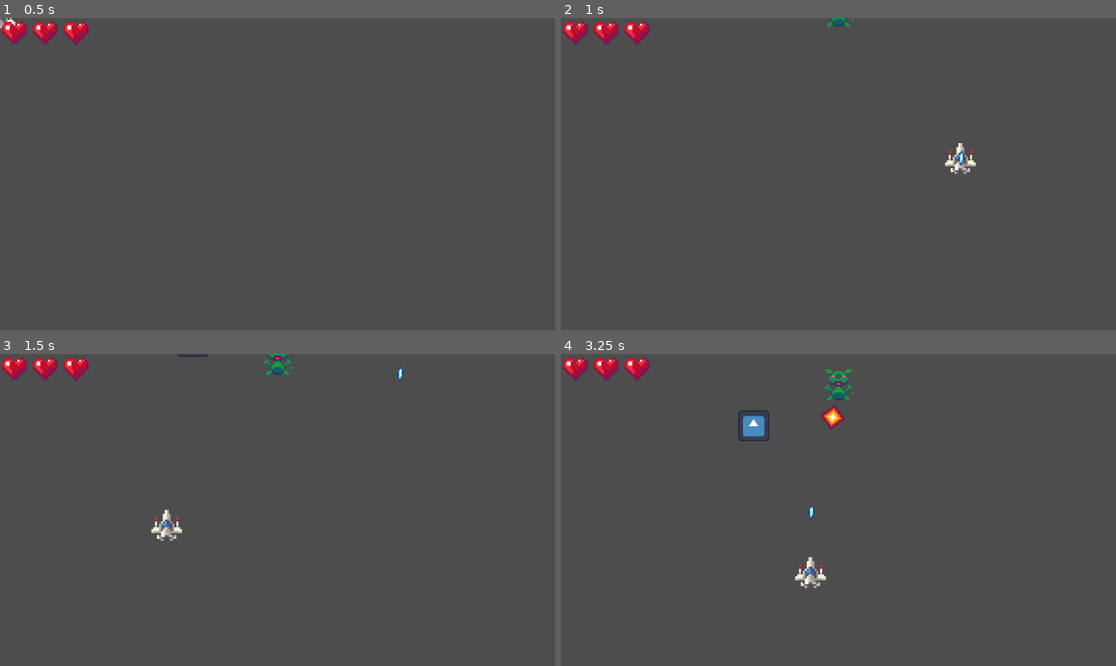
Above: before the commit, frames 1-4 (two rows, left to right).
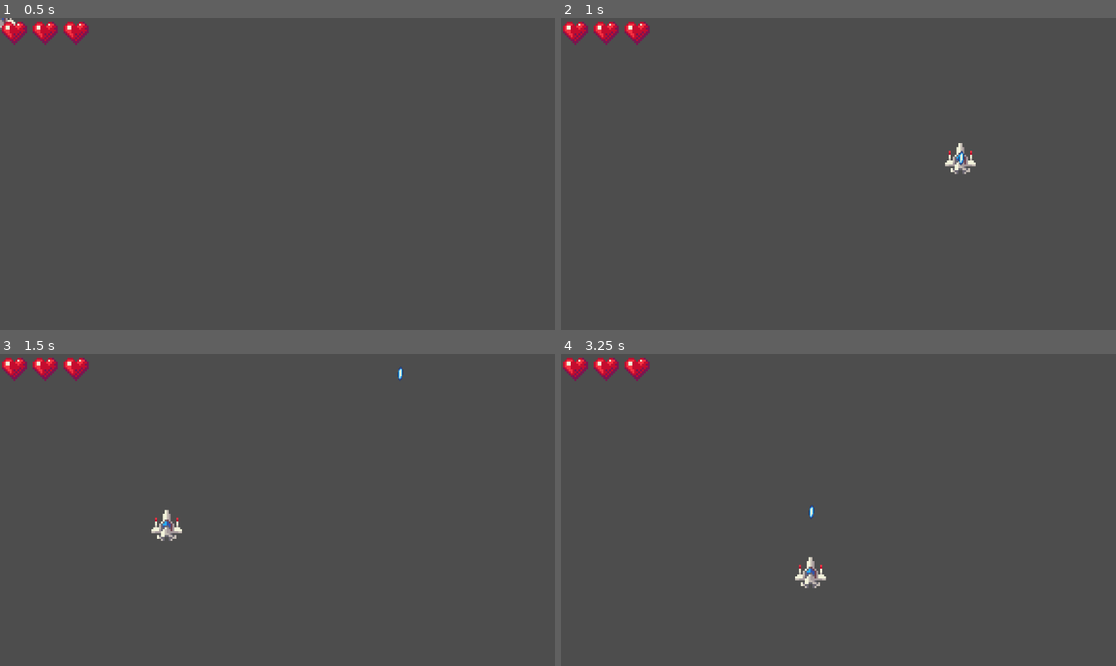
Above: after the commit, the same moments.

Repository: Dz373/ToyBoxJam2025
Game: Godot game, scene res://main.tscn
Same seed, same stepped clock (60 frames per second), same inputs: the game is played once before the commit and once after it. The engine's default icon, where the game draws it, is replaced by a stand-in: a white triangle on a blue panel in a dark square.
Inputs (mouse positions are in pixels of both pictures, inside the frame that each line leads up to):
- Up to frame 1 (0.5 s): no input
- Up to frame 2 (1 s): tap Enter at 0.5 s; move the mouse to (960, 158) at 0.52 s
- Up to frame 3 (1.5 s): move the mouse to (166, 525) at 1.27 s
- Up to frame 4 (3.25 s): move the mouse to (894, 441) at 2.02 s; move the mouse to (810, 572) at 2.77 s

Frame 1 is identical in both runs. In frame 2, less than 0.1% of the frame differs, in the area x 47-53%, y 0-3%; in frame 3, 0.2%; in frame 4, 0.8%, in the area x 31-53%, y 4-28%.

Commit message:
enemy drop powerup

Diff:
--- a/Scripts/enemy.gd
+++ b/Scripts/enemy.gd
@@ -4,6 +4,7 @@
 @export var health := 3
 @export var speed := 50
 @export var score := 50
+@export var up_percent := 0.1
 
 var destroyed = false
 
@@ -21,8 +22,16 @@
 		if health <= 0:
 			destroyed = true
 			get_parent().score += score
-
+			call_deferred("drop_powerup")
 			queue_free()
 
 func _on_visible_on_screen_notifier_2d_screen_exited() -> void:
 	queue_free()
+
+func drop_powerup():
+	var power = preload("res://Prefabs/powerup.tscn").instantiate()
+	var val = randi_range(1,10)
+
+	if val < 10*up_percent:
+		power.position = position
+		get_parent().add_child(power)
--- a/Scripts/game_manager.gd
+++ b/Scripts/game_manager.gd
@@ -5,6 +5,8 @@
 @onready var health_bar = $UI/ShipHealth
 
 var enemy_prefab
+@export var enemy_weights : Array[int]
+@export var enemies : Array[PackedScene]
 
 var score = 0
 
@@ -12,7 +14,9 @@
 	enemy_prefab = preload("res://Prefabs/enemy.tscn")
 
 func _on_enemy_spawn_timer_timeout() -> void:
-	var xpos = randi() % 1050 + 100
+	var xpos = randi_range(100, 1050)
+
 	var new_enemy = enemy_prefab.instantiate()
 	new_enemy.position = Vector2(xpos, -100)
+
 	add_child(new_enemy)
--- a/Scripts/powerup.gd
+++ b/Scripts/powerup.gd
@@ -1,9 +1,14 @@
 extends Node2D
 
 @export var speed : int
-
 @export var type_index : int
 @export var sprites : Array[Texture]
+
+@onready var sprite = $Sprite2D
+
+func _ready() -> void:
+	type_index = randi_range(0,sprites.size()-1)
+	#sprite.texture = sprites[type_index]
 
 
 func _process(delta: float) -> void:
@@ -19,7 +24,5 @@
 			ship.side_shot.number += 1
 		2:
 			ship.diagonal_shot.number += 1
-		3:
-			ship.update_health(1)
 
 	queue_free()
--- a/Scripts/ship.gd
+++ b/Scripts/ship.gd
@@ -23,7 +23,6 @@
 	diagonal_shot.number = 0
 
 	bullet_prefab = preload("res://Prefabs/bullet.tscn")
-
 
 func _unhandled_input(event: InputEvent) -> void:
 	if event is InputEventMouseMotion:
@@ -62,7 +61,5 @@
 	health += hp
 	game_manager.health_bar.update_hearts(health)
 
-
-
 	if health <= 0:
 		print("Game Over")
--- a/main.tscn
+++ b/main.tscn
@@ -1,18 +1,14 @@
-[gd_scene load_steps=6 format=3 uid="uid://cmoxblrto1f12"]
+[gd_scene load_steps=4 format=3 uid="uid://cmoxblrto1f12"]
 
 [ext_resource type="Script" uid="uid://b8872hswf5pce" path="res://Scripts/game_manager.gd" id="1_h2yge"]
 [ext_resource type="PackedScene" uid="uid://cesqbjhs8s37a" path="res://Prefabs/ship.tscn" id="1_ig7tw"]
-[ext_resource type="PackedScene" uid="uid://h7gsca86kvkn" path="res://Prefabs/enemy_shooter.tscn" id="3_h2yge"]
 [ext_resource type="PackedScene" uid="uid://dgbug5muo7j67" path="res://Prefabs/ship_health.tscn" id="4_1bvp3"]
-[ext_resource type="PackedScene" uid="uid://ckmrb3cypf1x8" path="res://Prefabs/powerup.tscn" id="5_lquwl"]
 
 [node name="Game" type="Node2D"]
 script = ExtResource("1_h2yge")
+enemy_weights = Array[PackedScene]([null, null])
 
 [node name="Ship" parent="." instance=ExtResource("1_ig7tw")]
-
-[node name="EnemyShooter" parent="." instance=ExtResource("3_h2yge")]
-position = Vector2(576, -64)
 
 [node name="EnemySpawnTimer" type="Timer" parent="."]
 wait_time = 5.0
@@ -24,8 +20,4 @@
 offset_right = 0.0
 offset_bottom = 0.0
 
-[node name="Powerup" parent="." instance=ExtResource("5_lquwl")]
-position = Vector2(400, -176)
-type_index = 3
-
 [connection signal="timeout" from="EnemySpawnTimer" to="." method="_on_enemy_spawn_timer_timeout"]
